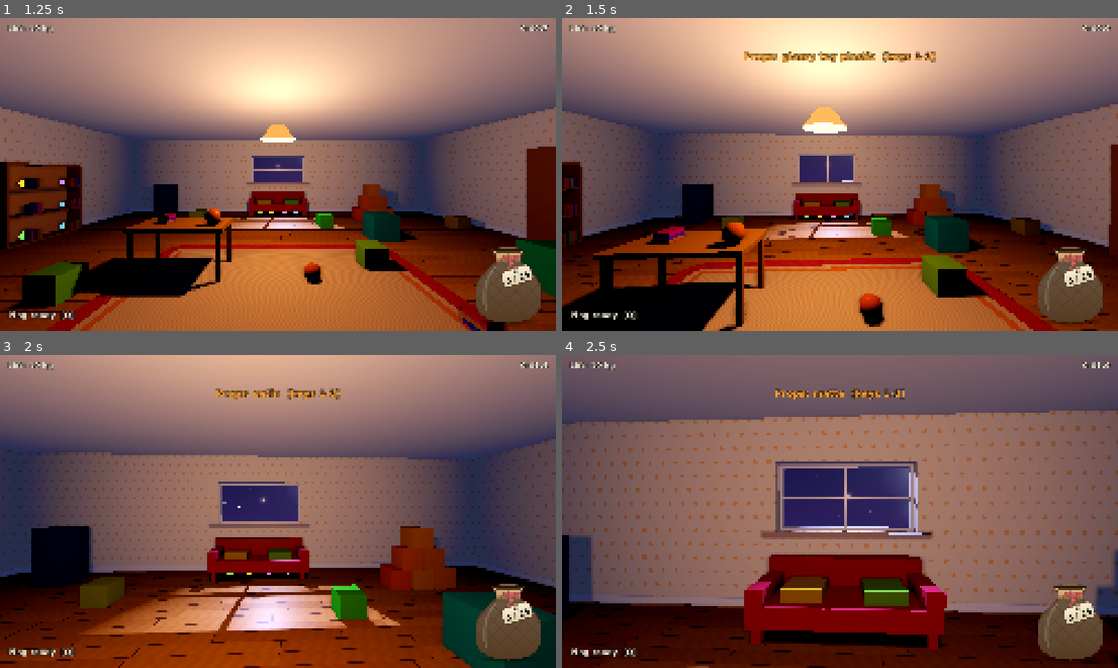
Above: before the commit, frames 1-4 (two rows, left to right).
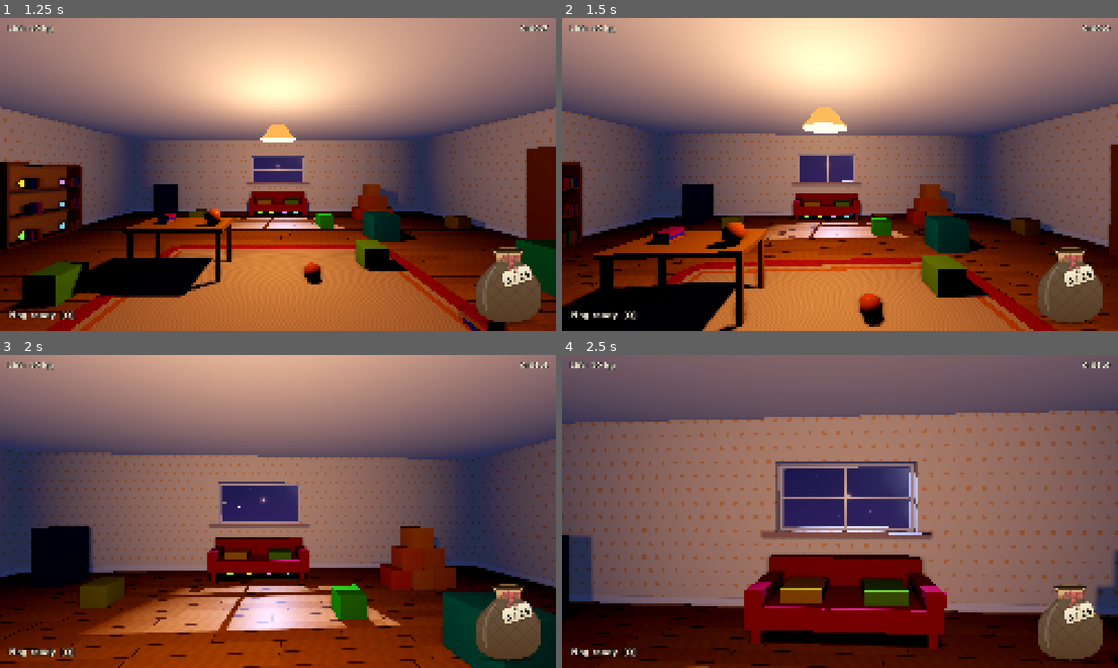
Above: after the commit, the same moments.

Repository: westo27/rummage
Game: Godot game, scene res://scenes/title.tscn
The game is run twice, just before and just after one commit, with the same random seed, the same clock (stepped at 60 frames per second) and the same inputs.
Inputs (mouse positions are in pixels of both pictures, inside the frame that each line leads up to):
- Up to frame 1 (1.25 s): click (278, 171) at 0.5 s
- Up to frame 2 (1.5 s): tap Enter at 1.25 s; move the mouse to (867, 174) at 1.27 s; hold W (move_forward) from 1.28 s (still down); tap 1 (finish_1, bound only before the commit) at 1.35 s; click (867, 174) at 1.42 s
- Up to frame 3 (2 s): keep holding W (move_forward); tap 2 (finish_2, bound only before the commit) at 1.55 s
- Up to frame 4 (2.5 s): keep holding W (move_forward); move the mouse to (812, 511) at 2.02 s; tap 2 (finish_2, bound only before the commit) at 2.1 s; tap 3 (finish_3, bound only before the commit) at 2.3 s

Frame 1 is identical in both runs. In frame 2, 0.7% of the frame differs, in the area x 32-68%, y 10-15%; in frame 3, 0.6%; in frame 4, 1.3%, in the area x 33-70%, y 10-94%.

Commit message:
Keep the glossy prop finish; remove the 1/2/3 shine switch
Tom picked glossy toy plastic over satin and matte.

Diff:
--- a/scripts/game.gd
+++ b/scripts/game.gd
@@ -14,13 +14,6 @@
 var settings: Settings
 ## Plays the knocks when props hit things. See scripts/impact_audio.gd.
 var impacts: ImpactAudio
-
-## How shiny the props are. Three versions to compare in play, switched with
-## the 1, 2 and 3 keys (main.gd). Kept here so the choice survives pressing
-## R. Temporary: once one is chosen, the others and the keys can go.
-enum PropFinish { GLOSSY, SATIN, MATTE }
-const PROP_FINISH_NAMES: Array[String] = ["glossy toy plastic", "satin", "matte"]
-var prop_finish: PropFinish = PropFinish.GLOSSY
 
 
 func _ready() -> void:
@@ -57,10 +50,6 @@
 	_add_mouse("grab", MOUSE_BUTTON_LEFT)
 	_add_mouse("beam_nearer", MOUSE_BUTTON_WHEEL_DOWN)
 	_add_mouse("beam_further", MOUSE_BUTTON_WHEEL_UP)
-	# Temporary: compare the three prop finishes (see PropFinish above).
-	_add_key("finish_1", KEY_1)
-	_add_key("finish_2", KEY_2)
-	_add_key("finish_3", KEY_3)
 
 
 func _add_key(action: String, key: Key) -> void:
--- a/scripts/main.gd
+++ b/scripts/main.gd
@@ -56,20 +56,14 @@
 		# Throws away the whole scene tree under Main and loads it fresh from the
 		# .tscn file. The Game autoload is not part of the scene, so it survives.
 		get_tree().reload_current_scene()
-		return
-	# Temporary: 1, 2 and 3 switch the props between glossy, satin and matte.
-	for i in Game.PROP_FINISH_NAMES.size():
-		if event.is_action_pressed("finish_%d" % (i + 1)):
-			Game.prop_finish = i as Game.PropFinish
-			_apply_prop_finish()
-			_hud.show_toast("Props: %s  (keys 1-3)" % Game.PROP_FINISH_NAMES[i])
 
 
-## Sets how shiny every prop is (Game.prop_finish). Roughness is how blurry
+## Gives every prop a glossy toy-plastic finish. Roughness is how blurry
 ## reflections are (0 = mirror, 1 = chalk); clearcoat is a second, glassy
-## layer of varnish on top, which is what makes toy plastic look wet-shiny.
-## Prop materials are shared between copies of the same prop, so this sets
-## the same values on a material several times; that's harmless.
+## layer of varnish on top, which is what makes plastic look wet-shiny.
+## (Satin and matte were tried too; glossy was chosen.) Prop materials are
+## shared between copies of the same prop, so this sets the same values on
+## a material several times; that's harmless.
 func _apply_prop_finish() -> void:
 	for prop: Prop in get_tree().get_nodes_in_group("props"):
 		for child in prop.get_children():
@@ -77,21 +71,11 @@
 			if mesh == null or not (mesh.material_override is StandardMaterial3D):
 				continue
 			var material := mesh.material_override as StandardMaterial3D
-			match Game.prop_finish:
-				Game.PropFinish.GLOSSY:
-					material.roughness = 0.12
-					material.metallic_specular = 0.7
-					material.clearcoat_enabled = true
-					material.clearcoat = 0.8
-					material.clearcoat_roughness = 0.08
-				Game.PropFinish.SATIN:
-					material.roughness = 0.45
-					material.metallic_specular = 0.5
-					material.clearcoat_enabled = false
-				Game.PropFinish.MATTE:
-					material.roughness = 1.0
-					material.metallic_specular = 0.5
-					material.clearcoat_enabled = false
+			material.roughness = 0.12
+			material.metallic_specular = 0.7
+			material.clearcoat_enabled = true
+			material.clearcoat = 0.8
+			material.clearcoat_roughness = 0.08
 
 
 func _on_creature_captured(creature: Creature) -> void:
--- a/tests/check_room.gd
+++ b/tests/check_room.gd
@@ -1,8 +1,8 @@
 extends Node
 ## Headless check for the room's new parts: the window holds things in, and
-## keys 1-3 switch every prop between glossy, satin and matte. (How the room
-## looks can only be judged in tests/shoot.tscn's pictures.) Not part of the
-## game. Run: Godot --headless --path . res://tests/check_room.tscn
+## the props are glossy. (How the room looks can only be judged in
+## tests/shoot.tscn's pictures.) Not part of the game.
+## Run: Godot --headless --path . res://tests/check_room.tscn
 
 var _failures: int = 0
 var _main: Node
@@ -13,7 +13,6 @@
 
 
 func _run() -> void:
-	var finish_before: Game.PropFinish = Game.prop_finish
 	_main = (load("res://scenes/main.tscn") as PackedScene).instantiate()
 	get_tree().root.add_child(_main)
 	get_tree().current_scene = _main
@@ -29,34 +28,15 @@
 	_check("a ball thrown at the window bounces back into the room",
 		ball.global_position.z > -5.0, "z = %.2f (wall at -5)" % ball.global_position.z)
 
-	# --- Keys 1-3 switch the props' shine ---
-	var crate_material := (_main.get_node("MainRoomProps/CrateA").get_child(0) as MeshInstance3D) \
-		.material_override as StandardMaterial3D
-	var expected: Array = [[0.12, true], [0.45, false], [1.0, false]]
-	for i in 3:
-		_press("finish_%d" % (i + 1))
-		await _wait(0.1)
-		_check("key %d: %s" % [i + 1, Game.PROP_FINISH_NAMES[i]],
-			is_equal_approx(crate_material.roughness, expected[i][0])
-			and crate_material.clearcoat_enabled == expected[i][1],
-			"roughness %.2f, clearcoat %s" % [crate_material.roughness, crate_material.clearcoat_enabled])
-	_check("a toast names the finish",
-		(_main.get_node("HUD/ToastLabel") as Label).text.contains(Game.PROP_FINISH_NAMES[2]), "")
+	# --- Props are glossy ---
+	var crate_mesh := _main.get_node("MainRoomProps/CrateA").get_child(0) as MeshInstance3D
+	var crate_material := crate_mesh.material_override as StandardMaterial3D
+	_check("props have the glossy finish",
+		is_equal_approx(crate_material.roughness, 0.12) and crate_material.clearcoat_enabled,
+		"roughness %.2f, clearcoat %s" % [crate_material.roughness, crate_material.clearcoat_enabled])
 
-	Game.prop_finish = finish_before
 	print("RESULT: %s" % ("ALL PASS" if _failures == 0 else "%d FAILED" % _failures))
 	get_tree().quit(_failures)
-
-
-func _press(action: String) -> void:
-	var ev := InputEventAction.new()
-	ev.action = action
-	ev.pressed = true
-	Input.parse_input_event(ev)
-	var up := InputEventAction.new()
-	up.action = action
-	up.pressed = false
-	Input.parse_input_event.call_deferred(up)
 
 
 func _wait(seconds: float) -> void:
Not shown, added: tests/check_room.gd.uid
Not shown, changed: NOTES.md
